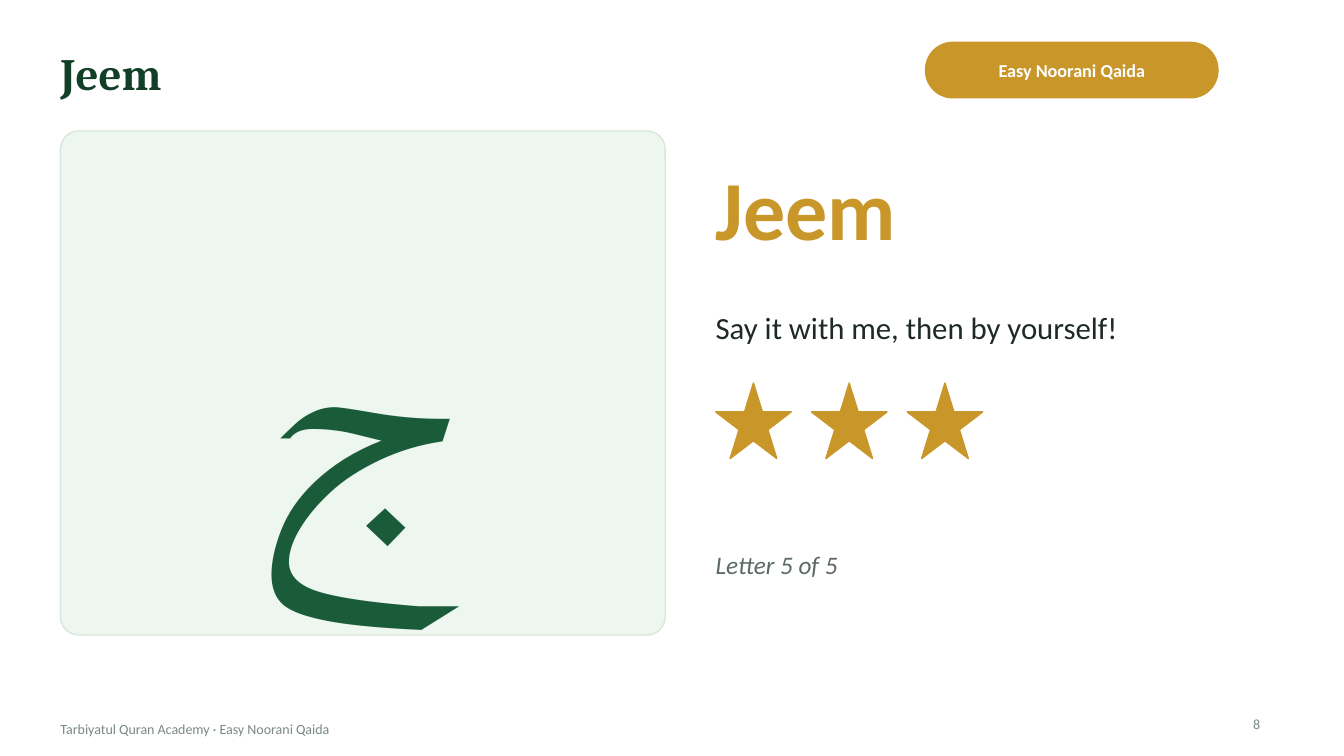
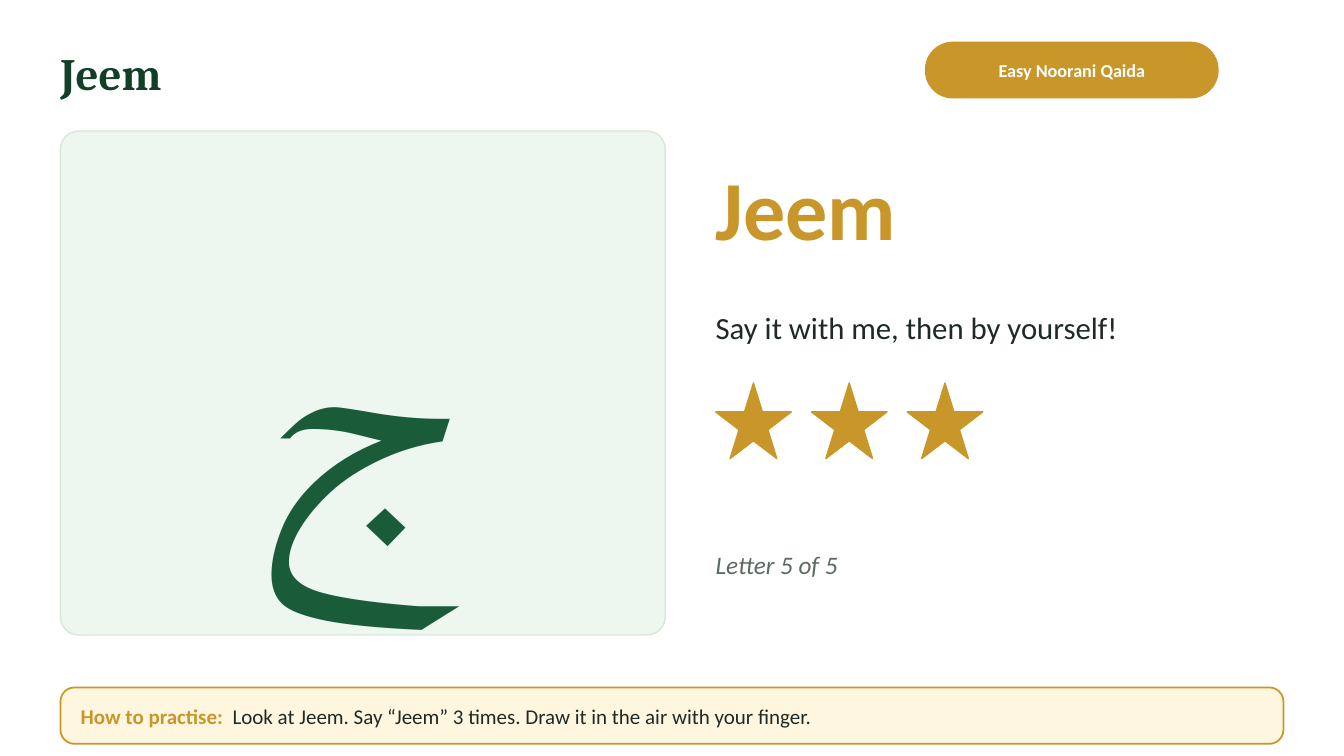
Before and after one commit to ibnhosain/TQA-Management-System, a slide deck: slide 8 of backend/core/deck_seed/easy-noorani-qaida-lecture-01-student.pptx. Drawn at 1344x756 pixels with LibreOffice and Linux fonts; fonts in the diff are those of the drawing; background and template pictures are left out. Boxes give left, top, right and bottom in pixels: in the first picture for what was removed or moved away, otherwise in the second. Text is boxed around its words. In the diff, an @@ line names an element or a change of style, - is before the commit and + after.

```diff
--- a/backend/core/deck_seed/easy-noorani-qaida-lecture-01-student.pptx
+++ b/backend/core/deck_seed/easy-noorani-qaida-lecture-01-student.pptx
@@ rounded rectangle added at (x1=60, y1=688, x2=1284, y2=744), fill #FFF6E0, outline #C9962A 1.25 pt @@
@@ text added at (x1=81, y1=709, x2=811, y2=728), 15 pt, text #1F2A24 @@
+How to practise: Look at Jeem. Say “Jeem” 3 times. Draw it in the air with your finger.
@@ page number removed at (x1=1253, y1=719, x2=1260, y2=729) @@
-8
@@ text removed at (x1=60, y1=724, x2=329, y2=736) @@
-Tarbiyatul Quran Academy · Easy Noorani Qaida
```
Also in this commit, not shown: 20 other slides changed, 2 other files.
